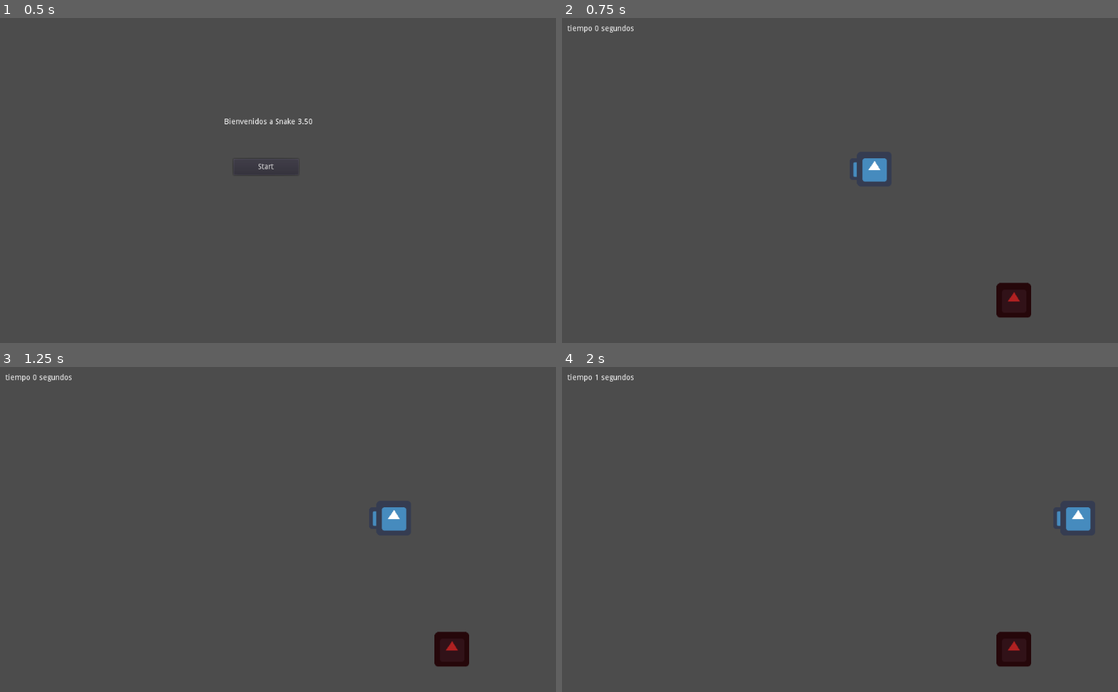
Above: before the commit, frames 1-4 (two rows, left to right).
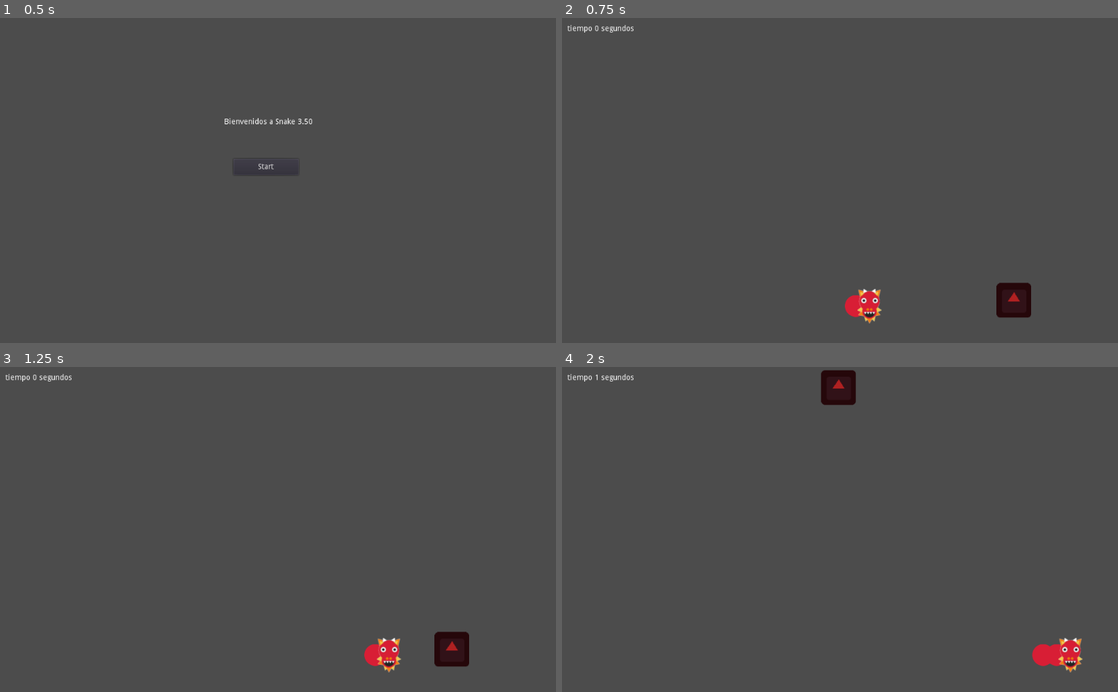
Above: after the commit, the same moments.

Repository: OssFate/CokeCatGames
Game: Godot game, scene res://menu.tscn
Two runs of this game, one before a commit and one after it. Both use one fixed random seed, a clock stepped at 60 frames per second and the inputs below. The engine's default icon, where the game draws it, is replaced by a stand-in: a white triangle on a blue panel in a dark square.
Inputs:
- Up to frame 1 (0.5 s): no input
- Up to frame 2 (0.75 s): click "Start" at 0.5 s
- Up to frame 3 (1.25 s): no input
- Up to frame 4 (2 s): hold Right (ui_right) from 1.28 s (still down)

Frame 1 is identical in both runs. In frame 2, 0.8% of the frame differs, in the area x 50-59%, y 43-95%; in frame 3, 0.8%; in frame 4, 2.3%, in the area x 46-96%, y 1-95%.

Commit message:
Added dragon Skin Soon to add Tantis Skin, the best skin eva, and change of skin on menu

Diff:
--- a/Gusanito/snake.tscn
+++ b/Gusanito/snake.tscn
@@ -1,16 +1,17 @@
 [gd_scene load_steps=4 format=2]
 
 [ext_resource path="res://snake.gd" type="Script" id=1]
-[ext_resource path="res://icon.png" type="Texture" id=2]
+[ext_resource path="res://dragon_head.png" type="Texture" id=2]
 
-[sub_resource type="RectangleShape2D" id=1]
+[sub_resource type="CapsuleShape2D" id=1]
 
 custom_solver_bias = 0.0
-extents = Vector2( 30, 30 )
+radius = 10.0
+height = 34.8114
 
-[node name="KinematicBody2D" type="KinematicBody2D"]
+[node name="KinematicBody2D" type="KinematicBody2D" index="0"]
 
-position = Vector2( 525.313, 278.998 )
+position = Vector2( 516.055, 531.631 )
 input_pickable = false
 collision_layer = 1
 collision_mask = 1
@@ -29,4 +30,6 @@
 
 [node name="CollisionShape2D" type="CollisionShape2D" parent="." index="1"]
 
+position = Vector2( -0.208069, -2.55695 )
+scale = Vector2( 1.62698, 0.963067 )
 shape = SubResource( 1 )
--- a/Gusanito/tail.tscn
+++ b/Gusanito/tail.tscn
@@ -1,12 +1,12 @@
 [gd_scene load_steps=4 format=2]
 
 [ext_resource path="res://tail.gd" type="Script" id=1]
-[ext_resource path="res://icon.png" type="Texture" id=2]
+[ext_resource path="res://dragon_tail.png" type="Texture" id=2]
 
-[sub_resource type="RectangleShape2D" id=1]
+[sub_resource type="CircleShape2D" id=1]
 
 custom_solver_bias = 0.0
-extents = Vector2( 32, 32 )
+radius = 32.0
 
 [node name="Area2D" type="Area2D" index="0"]
 
@@ -20,6 +20,7 @@
 audio_bus_override = false
 audio_bus_name = "Master"
 script = ExtResource( 1 )
+_sections_unfolded = [ "Z Index" ]
 delay = 0.1
 
 [node name="Sprite" type="Sprite" parent="." index="0"]
@@ -30,5 +31,3 @@
 [node name="CollisionShape2D" type="CollisionShape2D" parent="." index="1"]
 
 shape = SubResource( 1 )
-
-[connection signal="body_entered" from="." to="." method="_on_Area2D_body_entered"]
Binary file added: Gusanito/dragon_head.png
Not shown, added: Gusanito/dragon_head.png.import
Binary file added: Gusanito/dragon_tail.png
Not shown, added: Gusanito/dragon_tail.png.import
